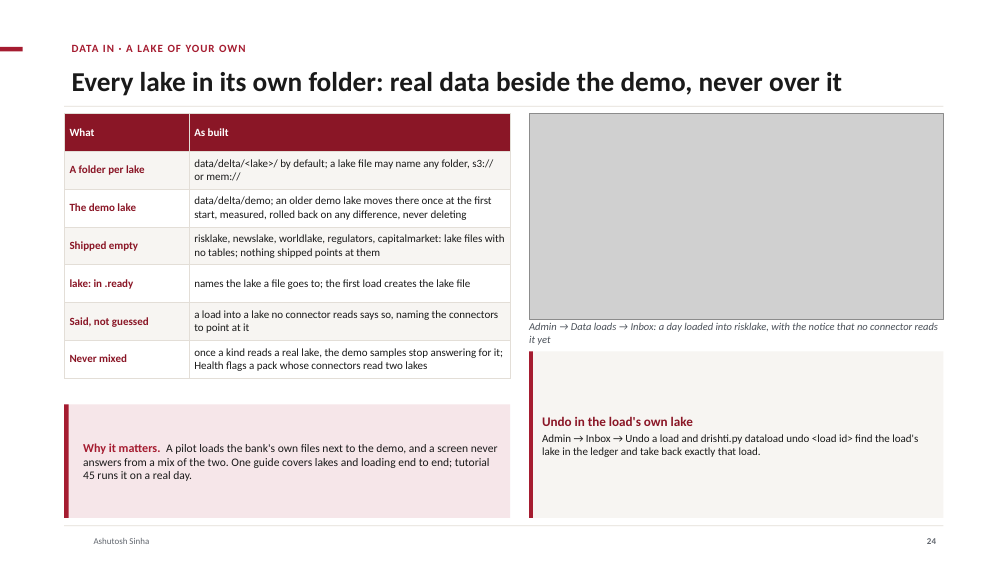
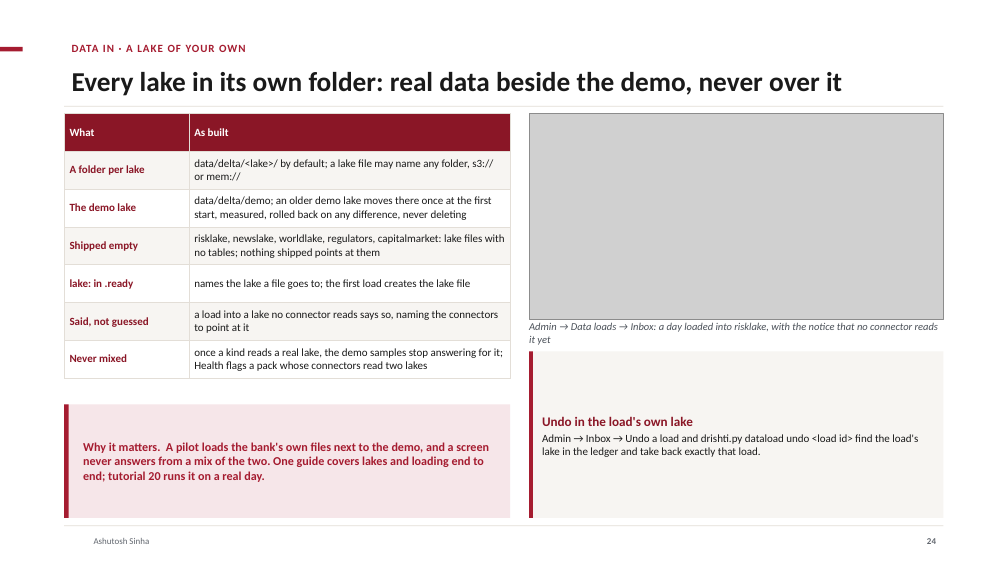
Before and after one commit to ajsinha/drishti, a slide deck: slide 24 of docs/publications/Drishti-VaR-Engine.pptx. Drawn at 1008x567 pixels with LibreOffice and Linux fonts; fonts in the diff are those of the drawing; grey boxes stand for pictures; background and template pictures are left out. Boxes give left, top, right and bottom in pixels: in the first picture for what was removed or moved away, otherwise in the second. Text is boxed around its words. In the diff, an @@ line names an element or a change of style, - is before the commit and + after.

```diff
--- a/docs/publications/Drishti-VaR-Engine.pptx
+++ b/docs/publications/Drishti-VaR-Engine.pptx
@@ text at (83, 442, 489, 482): text changed; size 11 to 11.5 pt; text colour #1A1A1A to #A51C30; bold on @@
-Why it matters. A pilot loads the bank's own files next to the demo, and a screen never answers from a mix of the two. One guide covers lakes and loading end to end; tutorial 45 runs it on a real day.
+Why it matters. A pilot loads the bank's own files next to the demo, and a screen never answers from a mix of the two. One guide covers lakes and loading end to end; tutorial 20 runs it on a real day.
```
Also in this commit, not shown: 5 other slides changed, 1 slide added, 3 other files.
